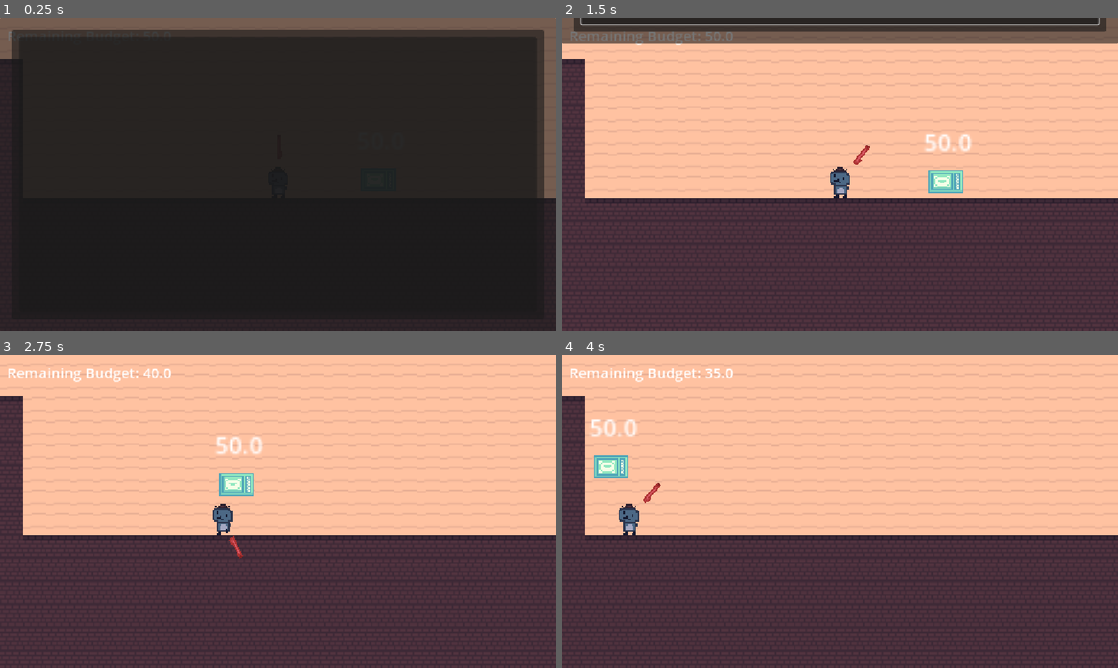
Above: before the commit, frames 1-4 (two rows, left to right).
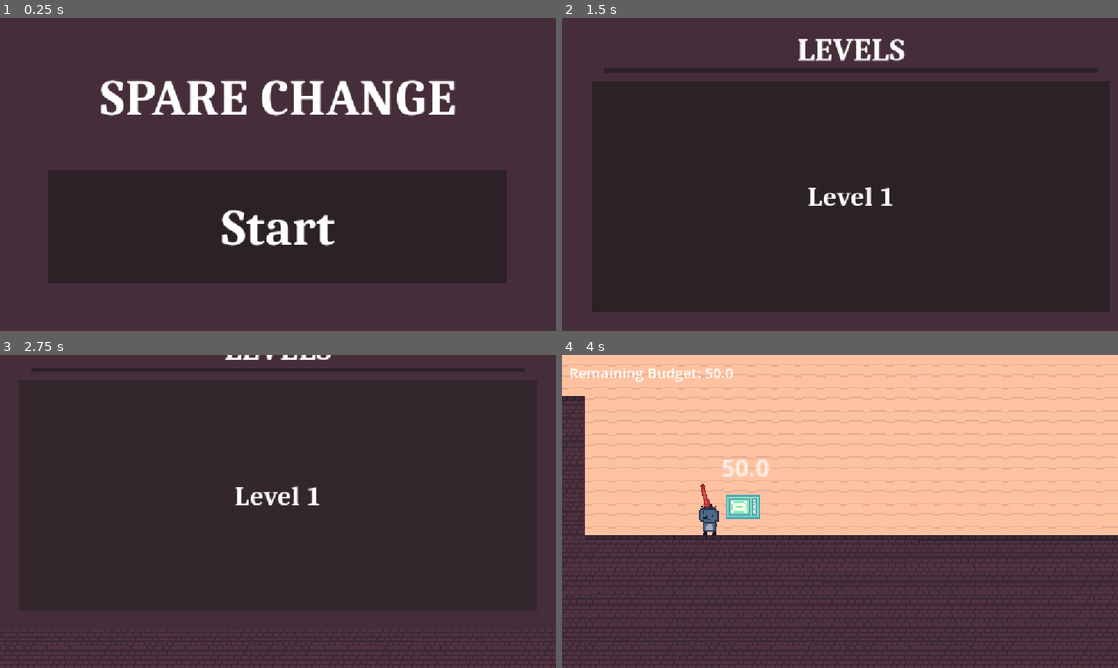
Above: after the commit, the same moments.

Repository: appellatebaton0/siege-1
Game: Godot game, scene res://scenes/main.tscn
Two runs of this game, one before a commit and one after it. Both use one fixed random seed, a clock stepped at 60 frames per second and the inputs below.
Inputs (mouse positions are in pixels of both pictures, inside the frame that each line leads up to; where the layout moved, square brackets give the same spot in the first picture):
- Up to frame 1 (0.25 s): no input
- Up to frame 2 (1.5 s): click (840, 227) [840, 174] at 0.5 s; tap Enter at 1.25 s; drag from (840, 183) to (895, 105) at 1.27 s
- Up to frame 3 (2.75 s): drag from (278, 520) to (250, 574) at 2.02 s
- Up to frame 4 (4 s): move the mouse to (795, 483) at 2.77 s; hold A (Left) 2.78-3.5 s; click (795, 483) at 2.92 s; drag from (812, 574) to (695, 445) at 3.52 s

The runs differ from the first frame. In frame 1, 66% of the frame differs, in the area x 0-100%, y 0-100%; in frame 2, 75%, in the area x 0-100%, y 0-94%; in frame 3, 64%; in frame 4, 2.1%.

Commit message:
v0.8 - Saturday 3pm
Added DF_Modify
Added DI_Cast
Added DV_Int
Got the UI mostly put together

Diff:
--- /dev/null
+++ b/assets/resources/theme.tres
@@ -0,0 +1,29 @@
+[gd_resource type="Theme" load_steps=7 format=3 uid="uid://dqn5a6fuyvv5w"]
+
+[ext_resource type="FontFile" uid="uid://cwoyn0apchgo" path="res://assets/fonts/Caladea-Bold.ttf" id="1_8j3o5"]
+
+[sub_resource type="StyleBoxFlat" id="StyleBoxFlat_o6xl0"]
+bg_color = Color(0.2, 0.154, 0.177, 1)
+
+[sub_resource type="StyleBoxFlat" id="StyleBoxFlat_tipki"]
+bg_color = Color(0.16862746, 0.12941177, 0.14901961, 1)
+
+[sub_resource type="StyleBoxFlat" id="StyleBoxFlat_85g3d"]
+bg_color = Color(0.12, 0.09239999, 0.106199995, 1)
+
+[sub_resource type="StyleBoxLine" id="StyleBoxLine_tipki"]
+color = Color(0.16862746, 0.12941177, 0.14901961, 1)
+grow_begin = -40.0
+grow_end = -40.0
+thickness = 10
+
+[sub_resource type="StyleBoxFlat" id="StyleBoxFlat_choun"]
+bg_color = Color(0.27450982, 0.1764706, 0.22745098, 1)
+
+[resource]
+Button/styles/hover = SubResource("StyleBoxFlat_o6xl0")
+Button/styles/normal = SubResource("StyleBoxFlat_tipki")
+Button/styles/pressed = SubResource("StyleBoxFlat_85g3d")
+HSeparator/styles/separator = SubResource("StyleBoxLine_tipki")
+Label/fonts/font = ExtResource("1_8j3o5")
+Panel/styles/panel = SubResource("StyleBoxFlat_choun")
--- a/scenes/actors/guns/penny_gun.tscn
+++ b/scenes/actors/guns/penny_gun.tscn
@@ -22,7 +22,7 @@
 metadata/_custom_type_script = "uid://dxshna2yqd87i"
 
 [node name="BulletSpawner" parent="." node_paths=PackedStringArray("options_value", "rotation_value", "velocity_value", "main", "condition") instance=ExtResource("3_v2qth")]
-position = Vector2(31, 0)
+position = Vector2(23, 0)
 options_value = NodePath("Options")
 rotation_value = NodePath("Rotation")
 velocity_value = NodePath("Velocity")
@@ -72,5 +72,5 @@
 
 [node name="Sprite2D" type="Sprite2D" parent="."]
 texture_filter = 1
-position = Vector2(23, 1)
+position = Vector2(15, 1)
 texture = ExtResource("12_n416s")
--- a/scenes/actors/player.tscn
+++ b/scenes/actors/player.tscn
@@ -170,7 +170,6 @@
 [node name="Idle" type="Node" parent="CP_AnimatedSprite/Moving" node_paths=PackedStringArray("input")]
 script = ExtResource("12_0878f")
 input = NodePath("../../X")
-metadata/_custom_type_script = "uid://dvxjlj3aequd3"
 
 [node name="Midair" type="Node" parent="CP_AnimatedSprite" node_paths=PackedStringArray("input")]
 script = ExtResource("10_dferu")
@@ -180,22 +179,18 @@
 [node name="YIsZero" type="Node" parent="CP_AnimatedSprite/Midair" node_paths=PackedStringArray("input")]
 script = ExtResource("12_0878f")
 input = NodePath("../../Y")
-metadata/_custom_type_script = "uid://dvxjlj3aequd3"
 
 [node name="X" type="Node" parent="CP_AnimatedSprite" node_paths=PackedStringArray("input")]
 script = ExtResource("10_h5w3c")
 input = NodePath("../Velocity")
-metadata/_custom_type_script = "uid://bsd2u0vt62p7p"
 
 [node name="Y" type="Node" parent="CP_AnimatedSprite" node_paths=PackedStringArray("input")]
 script = ExtResource("10_h5w3c")
 input = NodePath("../Velocity")
 type = 1
-metadata/_custom_type_script = "uid://bsd2u0vt62p7p"
 
 [node name="Velocity" type="Node" parent="CP_AnimatedSprite"]
 script = ExtResource("11_0878f")
-metadata/_custom_type_script = "uid://dc01byv28y07a"
 
 [node name="GetVelocity" type="Node" parent="CP_AnimatedSprite/Velocity" node_paths=PackedStringArray("input")]
 script = ExtResource("11_6xqls")
--- a/scenes/elements/level_button.tscn
+++ b/scenes/elements/level_button.tscn
@@ -1,12 +1,17 @@
-[gd_scene load_steps=8 format=3 uid="uid://rryycqh10slx"]
+[gd_scene load_steps=13 format=3 uid="uid://rryycqh10slx"]
 
 [ext_resource type="Script" uid="uid://clxnv4jp2t4w1" path="res://scripts/interface.gd" id="1_3kiwu"]
+[ext_resource type="Theme" uid="uid://dqn5a6fuyvv5w" path="res://assets/resources/theme.tres" id="1_hgc3l"]
 [ext_resource type="Script" uid="uid://b3tnj82s4tfu" path="res://scripts/components/elements/em_animator.gd" id="1_smrge"]
 [ext_resource type="Script" uid="uid://dxshna2yqd87i" path="res://scripts/dynamic_values/node/dn_singlegroup.gd" id="2_de5ym"]
 [ext_resource type="Script" uid="uid://bf81f7ddjf4ou" path="res://scripts/components/cp_delete.gd" id="3_de5ym"]
 [ext_resource type="Script" uid="uid://wxua6trhimab" path="res://scripts/components/cp_add.gd" id="4_p0ssh"]
 [ext_resource type="Script" uid="uid://dxsyhe8y4y56p" path="res://scripts/dynamic_values/dv_spawnargument.gd" id="6_3kiwu"]
 [ext_resource type="Script" uid="uid://cbhbn73a4gk8w" path="res://scripts/dynamic_values/scenes/ds_cast.gd" id="6_kpsvs"]
+[ext_resource type="Script" uid="uid://bxjg885lu0c7y" path="res://scripts/components/elements/em_label.gd" id="9_add8y"]
+[ext_resource type="Script" uid="uid://b2mer0tok1pwp" path="res://scripts/dynamic_values/float/df_modify.gd" id="10_5hm10"]
+[ext_resource type="Script" uid="uid://bc760wnktbcy7" path="res://scripts/dynamic_values/int/di_cast.gd" id="10_boi7q"]
+[ext_resource type="Script" uid="uid://dydglnka2ndct" path="res://scripts/dynamic_values/float/df_cast.gd" id="11_kqidx"]
 
 [node name="Panel" type="Panel"]
 anchors_preset = 15
@@ -16,6 +21,7 @@
 grow_vertical = 2
 size_flags_horizontal = 3
 size_flags_vertical = 3
+theme = ExtResource("1_hgc3l")
 script = ExtResource("1_3kiwu")
 
 [node name="MarginContainer" type="MarginContainer" parent="."]
@@ -32,6 +38,7 @@
 
 [node name="Button" type="Button" parent="MarginContainer"]
 layout_mode = 2
+focus_mode = 0
 
 [node name="Animate" type="Node" parent="MarginContainer/Button"]
 script = ExtResource("1_smrge")
@@ -68,6 +75,35 @@
 from = NodePath("../../../../..")
 metadata/_custom_type_script = "uid://dxsyhe8y4y56p"
 
+[node name="Label" type="Label" parent="MarginContainer"]
+layout_mode = 2
+size_flags_vertical = 1
+theme_override_font_sizes/font_size = 56
+text = "Level 1"
+horizontal_alignment = 1
+vertical_alignment = 1
+autowrap_mode = 2
+script = ExtResource("9_add8y")
+text_format = "Level {0}"
+
+[node name="Int" type="Node" parent="MarginContainer/Label"]
+script = ExtResource("10_boi7q")
+metadata/_custom_type_script = "uid://bc760wnktbcy7"
+
+[node name="+1" type="Node" parent="MarginContainer/Label/Int"]
+script = ExtResource("10_5hm10")
+amount = 1.0
+
+[node name="Float" type="Node" parent="MarginContainer/Label/Int/+1"]
+script = ExtResource("11_kqidx")
+metadata/_custom_type_script = "uid://dydglnka2ndct"
+
+[node name="File Index" type="Node" parent="MarginContainer/Label/Int/+1/Float" node_paths=PackedStringArray("from")]
+script = ExtResource("6_3kiwu")
+from = NodePath("../../../../../..")
+index = 1
+metadata/_custom_type_script = "uid://dxsyhe8y4y56p"
+
 [connection signal="pressed" from="MarginContainer/Button" to="MarginContainer/Button/Animate" method="animate"]
 [connection signal="pressed" from="MarginContainer/Button" to="MarginContainer/Button/DeleteNode" method="delete"]
 [connection signal="pressed" from="MarginContainer/Button" to="MarginContainer/Button/AddNode" method="add"]
--- a/scenes/levels/level_1.tscn
+++ b/scenes/levels/level_1.tscn
@@ -22,6 +22,8 @@
 rotation = 0.00023596727
 
 [node name="Environment" type="TileMapLayer" parent="."]
+z_index = -1
+texture_filter = 1
 tile_map_data = PackedByteArray("AAD3/wEAAAAAAAAAAAD3/wIAAAAAAAEAAAD3/wMAAAAAAAEAAAD3/wQAAAAAAAEAAAD3/wUAAAAAAAEAAAD4/w …(13536 unchanged characters)…
 tile_set = SubResource("TileSet_o6xl0")
 
--- a/scenes/main.tscn
+++ b/scenes/main.tscn
@@ -1,7 +1,7 @@
-[gd_scene load_steps=11 format=3 uid="uid://chm3si0nicqxd"]
-
+[gd_scene load_steps=12 format=3 uid="uid://chm3si0nicqxd"]
+
+[ext_resource type="Theme" uid="uid://dqn5a6fuyvv5w" path="res://assets/resources/theme.tres" id="1_tipki"]
 [ext_resource type="Script" uid="uid://vflwvin64hae" path="res://scripts/dynamic_values/node/dn_node.gd" id="6_85g3d"]
-[ext_resource type="PackedScene" uid="uid://duch31es6odsw" path="res://scenes/levels/level_1.tscn" id="6_choun"]
 [ext_resource type="Script" uid="uid://b3tnj82s4tfu" path="res://scripts/components/elements/em_animator.gd" id="6_o6xl0"]
 [ext_resource type="Script" uid="uid://kcbr0rkf2ua7" path="res://scripts/components/elements/em_autocolumn.gd" id="6_tefeu"]
 [ext_resource type="PackedScene" uid="uid://rryycqh10slx" path="res://scenes/elements/level_button.tscn" id="6_tipki"]
@@ -20,7 +20,31 @@
 "times": PackedFloat32Array(0),
 "transitions": PackedFloat32Array(1),
 "update": 0,
+"values": [Vector2(1152, 0)]
+}
+tracks/1/type = "value"
+tracks/1/imported = false
+tracks/1/enabled = true
+tracks/1/path = NodePath("StartScreen:position")
+tracks/1/interp = 1
+tracks/1/loop_wrap = true
+tracks/1/keys = {
+"times": PackedFloat32Array(0),
+"transitions": PackedFloat32Array(1),
+"update": 0,
 "values": [Vector2(0, 0)]
+}
+tracks/2/type = "value"
+tracks/2/imported = false
+tracks/2/enabled = true
+tracks/2/path = NodePath("InputBlock:visible")
+tracks/2/interp = 1
+tracks/2/loop_wrap = true
+tracks/2/keys = {
+"times": PackedFloat32Array(0),
+"transitions": PackedFloat32Array(1),
+"update": 1,
+"values": [false]
 }
 
 [sub_resource type="Animation" id="Animation_tefeu"]
@@ -29,19 +53,83 @@
 tracks/0/imported = false
 tracks/0/enabled = true
 tracks/0/path = NodePath("LevelSelect:position")
-tracks/0/interp = 1
+tracks/0/interp = 2
 tracks/0/loop_wrap = true
 tracks/0/keys = {
 "times": PackedFloat32Array(0, 1),
 "transitions": PackedFloat32Array(1, 1),
 "update": 0,
 "values": [Vector2(0, 0), Vector2(0, -649)]
+}
+tracks/1/type = "value"
+tracks/1/imported = false
+tracks/1/enabled = true
+tracks/1/path = NodePath("StartScreen:position")
+tracks/1/interp = 1
+tracks/1/loop_wrap = true
+tracks/1/keys = {
+"times": PackedFloat32Array(0),
+"transitions": PackedFloat32Array(1),
+"update": 0,
+"values": [Vector2(-1152, 0)]
+}
+tracks/2/type = "value"
+tracks/2/imported = false
+tracks/2/enabled = true
+tracks/2/path = NodePath("InputBlock:visible")
+tracks/2/interp = 1
+tracks/2/loop_wrap = true
+tracks/2/keys = {
+"times": PackedFloat32Array(0, 1),
+"transitions": PackedFloat32Array(1, 1),
+"update": 1,
+"values": [true, false]
+}
+
+[sub_resource type="Animation" id="Animation_85g3d"]
+resource_name = "to_levels"
+tracks/0/type = "value"
+tracks/0/imported = false
+tracks/0/enabled = true
+tracks/0/path = NodePath("StartScreen:position")
+tracks/0/interp = 2
+tracks/0/loop_wrap = true
+tracks/0/keys = {
+"times": PackedFloat32Array(0, 1),
+"transitions": PackedFloat32Array(1, 1),
+"update": 0,
+"values": [Vector2(0, 0), Vector2(-1152, 0)]
+}
+tracks/1/type = "value"
+tracks/1/imported = false
+tracks/1/enabled = true
+tracks/1/path = NodePath("LevelSelect:position")
+tracks/1/interp = 2
+tracks/1/loop_wrap = true
+tracks/1/keys = {
+"times": PackedFloat32Array(0, 1),
+"transitions": PackedFloat32Array(1, 1),
+"update": 0,
+"values": [Vector2(1152, 0), Vector2(0, 0)]
+}
+tracks/2/type = "value"
+tracks/2/imported = false
+tracks/2/enabled = true
+tracks/2/path = NodePath("InputBlock:visible")
+tracks/2/interp = 1
+tracks/2/loop_wrap = true
+tracks/2/keys = {
+"times": PackedFloat32Array(0, 1),
+"transitions": PackedFloat32Array(1, 1),
+"update": 1,
+"values": [true, false]
 }
 
 [sub_resource type="AnimationLibrary" id="AnimationLibrary_tipki"]
 _data = {
 &"RESET": SubResource("Animation_ya4ey"),
-&"picked_level": SubResource("Animation_tefeu")
+&"picked_level": SubResource("Animation_tefeu"),
+&"to_levels": SubResource("Animation_85g3d")
 }
 
 [node name="Main" type="Node" groups=["Main"]]
@@ -55,9 +143,9 @@
 anchor_bottom = 1.0
 grow_horizontal = 2
 grow_vertical = 2
+theme = ExtResource("1_tipki")
 
 [node name="StartScreen" type="Panel" parent="CanvasLayer/Control"]
-visible = false
 layout_mode = 1
 anchors_preset = 15
 anchor_right = 1.0
@@ -81,27 +169,50 @@
 [node name="VBoxContainer" type="VBoxContainer" parent="CanvasLayer/Control/StartScreen/MarginContainer"]
 layout_mode = 2
 size_flags_horizontal = 3
-theme_override_constants/separation = 20
+theme_override_constants/separation = 90
 alignment = 1
 
+[node name="Label" type="Label" parent="CanvasLayer/Control/StartScreen/MarginContainer/VBoxContainer"]
+layout_mode = 2
+theme_override_font_sizes/font_size = 106
+text = "SPARE CHANGE"
+horizontal_alignment = 1
+
 [node name="Button" type="Button" parent="CanvasLayer/Control/StartScreen/MarginContainer/VBoxContainer"]
 layout_mode = 2
 size_flags_vertical = 3
+focus_mode = 0
 
 [node name="Animator" type="Node" parent="CanvasLayer/Control/StartScreen/MarginContainer/VBoxContainer/Button"]
 script = ExtResource("6_o6xl0")
-animation_name = "test"
+animation_name = "to_levels"
 
 [node name="DynamicSingleNodeValue" type="Node" parent="CanvasLayer/Control/StartScreen/MarginContainer/VBoxContainer/Button/Animator" node_paths=PackedStringArray("node")]
 script = ExtResource("6_85g3d")
 node = NodePath("../../../../../../AnimationPlayer")
 metadata/_custom_type_script = "uid://vflwvin64hae"
 
+[node name="Label" type="Label" parent="CanvasLayer/Control/StartScreen/MarginContainer/VBoxContainer/Button"]
+layout_mode = 1
+anchors_preset = 15
+anchor_right = 1.0
+anchor_bottom = 1.0
+offset_left = -1.0
+offset_right = -1.0
+grow_horizontal = 2
+grow_vertical = 2
+theme_override_font_sizes/font_size = 106
+text = "Start"
+horizontal_alignment = 1
+vertical_alignment = 1
+
 [node name="LevelSelect" type="Panel" parent="CanvasLayer/Control"]
 layout_mode = 1
 anchors_preset = 15
 anchor_right = 1.0
 anchor_bottom = 1.0
+offset_left = 1152.0
+offset_right = 1152.0
 grow_horizontal = 2
 grow_vertical = 2
 
@@ -117,25 +228,53 @@
 theme_override_constants/margin_right = 25
 theme_override_constants/margin_bottom = 25
 
-[node name="GridContainer" type="GridContainer" parent="CanvasLayer/Control/LevelSelect/MarginContainer"]
-layout_mode = 2
-
-[node name="AutoColumn" type="Node" parent="CanvasLayer/Control/LevelSelect/MarginContainer/GridContainer"]
+[node name="VBoxContainer" type="VBoxContainer" parent="CanvasLayer/Control/LevelSelect/MarginContainer"]
+layout_mode = 2
+
+[node name="Label" type="Label" parent="CanvasLayer/Control/LevelSelect/MarginContainer/VBoxContainer"]
+layout_mode = 2
+size_flags_vertical = 1
+theme_override_font_sizes/font_size = 66
+text = "LEVELS"
+horizontal_alignment = 1
+
+[node name="HSeparator" type="HSeparator" parent="CanvasLayer/Control/LevelSelect/MarginContainer/VBoxContainer"]
+layout_mode = 2
+
+[node name="GridContainer" type="GridContainer" parent="CanvasLayer/Control/LevelSelect/MarginContainer/VBoxContainer"]
+layout_mode = 2
+size_flags_vertical = 3
+columns = 2
+
+[node name="AutoColumn" type="Node" parent="CanvasLayer/Control/LevelSelect/MarginContainer/VBoxContainer/GridContainer"]
 script = ExtResource("6_tefeu")
 
-[node name="DirLoad" type="Node" parent="CanvasLayer/Control/LevelSelect/MarginContainer/GridContainer"]
+[node name="DirLoad" type="Node" parent="CanvasLayer/Control/LevelSelect/MarginContainer/VBoxContainer/GridContainer" node_paths=PackedStringArray("pass_file_modifiers", "pass_index_modifiers")]
 script = ExtResource("7_o6xl0")
+pass_file_modifiers = [NodePath("PassScene")]
+pass_index_modifiers = [NodePath("PassIndex")]
 loading_scene = ExtResource("6_tipki")
 directory_path = "res://scenes/levels"
 
-[node name="ModifyScene" type="Node" parent="CanvasLayer/Control/LevelSelect/MarginContainer/GridContainer/DirLoad"]
+[node name="PassScene" type="Node" parent="CanvasLayer/Control/LevelSelect/MarginContainer/VBoxContainer/GridContainer/DirLoad"]
 script = ExtResource("6_ya4ey")
+
+[node name="PassIndex" type="Node" parent="CanvasLayer/Control/LevelSelect/MarginContainer/VBoxContainer/GridContainer/DirLoad"]
+script = ExtResource("6_ya4ey")
+index = 1
+
+[node name="InputBlock" type="Control" parent="CanvasLayer/Control"]
+visible = false
+layout_mode = 1
+anchors_preset = 15
+anchor_right = 1.0
+anchor_bottom = 1.0
+grow_horizontal = 2
+grow_vertical = 2
 
 [node name="AnimationPlayer" type="AnimationPlayer" parent="CanvasLayer/Control" groups=["Animator"]]
 libraries = {
 &"": SubResource("AnimationLibrary_tipki")
 }
 
-[node name="Level1" parent="." instance=ExtResource("6_choun")]
-
 [connection signal="pressed" from="CanvasLayer/Control/StartScreen/MarginContainer/VBoxContainer/Button" to="CanvasLayer/Control/StartScreen/MarginContainer/VBoxContainer/Button/Animator" method="animate"]
--- a/scripts/components/cp_delete.gd
+++ b/scripts/components/cp_delete.gd
@@ -24,16 +24,17 @@
 func delete():
 	var node := target.value()
 
-	## If it's an actor, try to free it via a freecomponent,
-	## then make sure the signal's emitted anyways.
-	## This *could* cause problems?
-	if node is Actor:
-		for component in node.get_components():
-			if component is FreeComponent:
-				component.free_actor()
-				return
-		node.freeing.emit()
+	if node != null:
+		## If it's an actor, try to free it via a freecomponent,
+		## then make sure the signal's emitted anyways.
+		## This *could* cause problems?
+		if node is Actor:
+			for component in node.get_components():
+				if component is FreeComponent:
+					component.free_actor()
+					return
+			node.freeing.emit()
 
-	## Toss the node if nothing else is handling the deletion.
-	## "Fine, I'll do it myself."
-	node.queue_free()
+		## Toss the node if nothing else is handling the deletion.
+		## "Fine, I'll do it myself."
+		node.queue_free()
--- a/scripts/components/elements/em_directoryload.gd
+++ b/scripts/components/elements/em_directoryload.gd
@@ -4,6 +4,11 @@
 
 func _init():
 	component_id = "DirectoryLoad"
+
+## Spawn argument modifiers that should get the file passed to them
+@export var pass_file_modifiers:Array[ModArgumentComponent]
+## Spawn arg modifiers that should get the index of the file passed to them.
+@export var pass_index_modifiers:Array[ModArgumentComponent]
 
 ## Whether to just load the scenes *from* the directory
 @export var load_from_directory:bool = false
@@ -26,48 +31,36 @@
 			modifiers.append(child)
 
 
-	if load_from_directory: ## Load the contents
-		## Access the directory and iterate through its files
-		var dir:DirAccess = DirAccess.open(directory_path)
-		if dir:
-			dir.list_dir_begin()
-			var file_name = dir.get_next()
-			while file_name != "": # While there are files left
-				# As long as it isn't a directory
-				if !dir.current_is_dir():
+	## Access the directory and iterate through its files
+	var dir:DirAccess = DirAccess.open(directory_path)
+	if dir:
+		dir.list_dir_begin()
+		var file_name = dir.get_next()
+		var file_index := 0
+		while file_name != "": # While there are files left
+			# As long as it isn't a directory
+			if !dir.current_is_dir():
 
-					## Load the file onto the parent
-					var new = load(directory_path + "/" + file_name)
+				var new
+				if load_from_directory: ## Load the file itself
+					new = load(directory_path + "/" + file_name)
+				else: ## Load a file for each file
+					new = loading_scene.instantiate()
 
-					for mod in modifiers:
-						mod.modify(new, 0, load(file_name))
+				for mod in modifiers:
+					if pass_file_modifiers.has(mod):
+						mod.modify(new, -1, load(directory_path + "/" + file_name))
+					elif pass_index_modifiers.has(mod):
+						mod.modify(new, -1, file_index)
+					else:
+						mod.modify(new)
 
-					to_be_parented.append(new)
+				to_be_parented.append(new)
 
-				file_name = dir.get_next() # Move on
-		else: # IF something messed up.
-			print("An error occurred when trying to access the path.")
-	else: ## Load the given scene.
-		var dir:DirAccess = DirAccess.open(directory_path)
-		if dir:
-			dir.list_dir_begin()
-			var file_name = dir.get_next()
-			while file_name != "": # While there are files left
-				# As long as it isn't a directory
-				if !dir.current_is_dir():
-
-
-					## Load the file onto the parent
-					var new = loading_scene.instantiate()
-
-					for mod in modifiers:
-						mod.modify(new, 0, load(directory_path + "/" + file_name))
-
-					to_be_parented.append(new)
-
-				file_name = dir.get_next() # Move on
-		else: # IF something messed up.
-			print("An error occurred when trying to access the path.")
+			file_index += 1
+			file_name = dir.get_next() # Move on
+	else: # IF something messed up.
+		print("An error occurred when trying to access the path.")
 
 func _process(_delta: float) -> void:
 	while len(to_be_parented) > 0:
--- /dev/null
+++ b/scripts/dynamic_values/float/df_modify.gd
@@ -0,0 +1,36 @@
+class_name DynamicModifiedFloatValue extends DynamicFloatValue
+## Modifies an input float value via an operation
+
+## The float val to modify
+@export var input:DynamicFloatValue
+
+enum op{
+	ADD, ## Add amount to the input
+	DIVIDE, ## Divide the input by amount
+	MULTIPLY, ## Multiply input by amount
+	POW ## Raise input to the amounth power
+	}
+## The operation to use.
+@export var operation := op.ADD
+## The value to modify it with.
+@export var amount := 0.0
+
+func _ready() -> void:
+	if input == null:
+		for child in get_children():
+			if child is DynamicFloatValue:
+				input = child
+
+func value() -> float:
+	if input != null:
+		var response = input.value()
+		match operation:
+			op.ADD:
+				return response + amount
+			op.DIVIDE:
+				return response / amount
+			op.MULTIPLY:
+				return response * amount
+			op.POW:
+				return pow(response, amount)
+	return 0.0
--- /dev/null
+++ b/scripts/dynamic_values/int/di_cast.gd
@@ -0,0 +1,19 @@
+class_name DynamicIntCastValue extends DynamicIntValue
+## Casts a DV to an int
+
+## The value to cast
+@export var input:DynamicValue
+
+func _ready() -> void:
+	if input == null:
+		for child in get_children():
+			if child is DynamicValue:
+				input = child
+
+func value() -> int:
+	if input != null:
+		var response = input.value()
+		# If it can be cast, cast and return
+		if response is int or response is float or response is bool or response is String:
+			return int(response)
+	return -1
--- /dev/null
+++ b/scripts/dynamic_values/int/dv_int.gd
@@ -0,0 +1,4 @@
+@abstract class_name DynamicIntValue extends DynamicValue
+## Typecasted to integer DV
+
+@abstract func value() -> int
Binary file added: assets/fonts/Caladea-Bold.ttf
Not shown, added: assets/fonts/Caladea-Bold.ttf.import
Not shown: 1 places in scenes/actors/player.tscn that only renumber resources
Not shown, added: scripts/dynamic_values/float/df_modify.gd.uid
Not shown, added: scripts/dynamic_values/int/di_cast.gd.uid
Not shown, added: scripts/dynamic_values/int/dv_int.gd.uid
Not shown, changed: README.md
